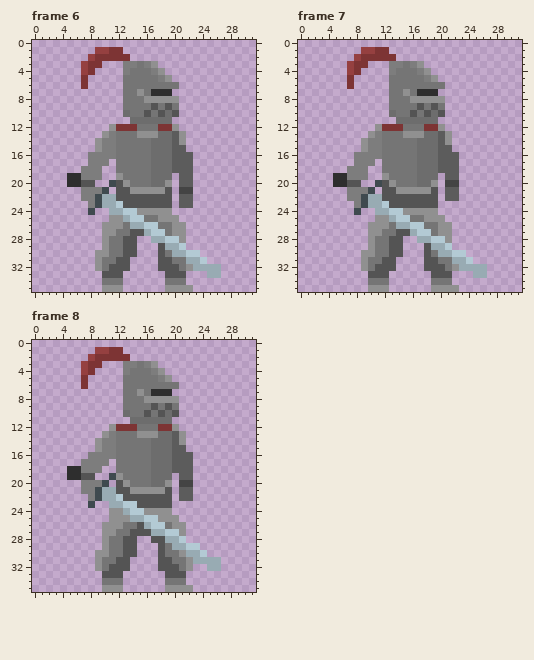
A pixel-art file gets an edit: RawAssets/Aseprite Files/player-idle.aseprite. Above, as it was before the edit.
32x36 pixels, 14 frames. Colours within 5 levels of each other are drawn and written as one. Shown: frame 6, frame 7, frame 8. The commit also changed other frames, which this record leaves out.
After:
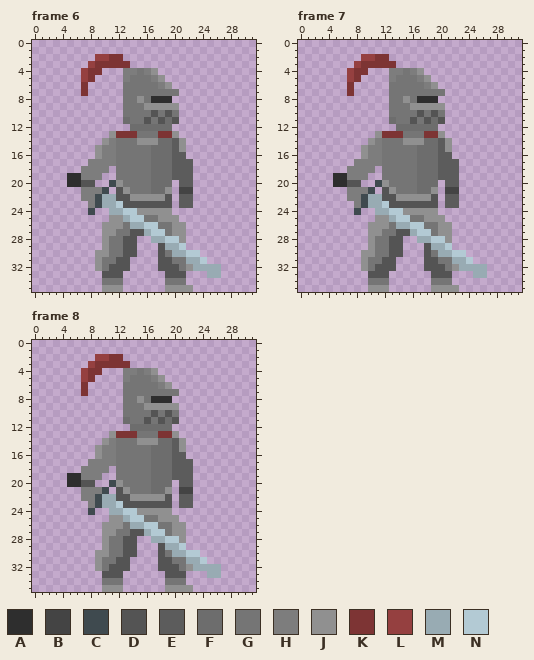
Palette (. is transparent): A #2e2e2e  B #444444  C #3f4a4f  D #545454  E #5c5c5c  F #6d6d6d  G #757575  H #7d7d7d  J #909090  K #7d3434  L #954040  M #98abb3  N #b3cad4
Edits made:
Changed rows in their new state; - is an unchanged pixel.
Frame 6, layer "Idle":
first column x 7:
 1 --....----------
 2 -.LL--.---------
 3 .L-KKKK....-----
 4 --K----H-HJ.----
 5 LK----H---HJ.---
 6 -----------HJ.--
 7 K-------G-GGGG--
 8 --------JGAAA.--
 9 ---------JJJJJ--
10 ------G--GDGDG--
11 ------FGGDGD-D--
12 ----...FFFFFF.--
13 ---.JKKKGGGKKJ.-
14 --.J----JJJ-----
15 --------------J-
16 -.J------------.
17 ----H-----------
18 ---H------------
19 -----G-------E--
20 -----JG-----F---
21 ------JGGGFFJ---
22 -------JJJJJ----
Frame 7, layer "Idle":
first column x 7:
 1 --....----------
 2 -.LL--.---------
 3 .L-KKKK....-----
 4 --K----H-HJ.----
 5 LK----H---HJ.---
 6 -----------HJ.--
 7 K-------G-GGGG--
 8 --------JGAAA.--
 9 ---------JJJJJ--
10 ------G--GDGDG--
11 ------FGGDGD-D--
12 ----...FFFFFF.--
13 ---.JKKKGGGKKJ.-
14 --.J----JJJ-----
15 --------------J-
16 -.J------------.
17 ----H-----------
18 ---H------------
19 -----G-------E--
20 -----JG-----F-EE
21 ------JGGGFFJ-BB
22 -------JJJJJ----
23 --------------EE
Frame 8, layers "Layer 1", "Idle":
first column x 5:
 1 ----....--------------
 2 ---.LL--.-------------
 3 --.L-KKKK....---------
 4 ----K----H-HJ.--------
 5 --LK----H---HJ.-------
 6 -------------HJ.------
 7 --K-------G-GGGG------
 8 ----------JGAAA.------
 9 -----------JJJJJ------
10 --------G--GDGDG------
11 --------FGGDGD-D------
12 ------...FFFFFF.------
13 -----.JKKKGGGKKJ.-----
14 ----.J----JJJ---------
15 ----------------J-----
16 ---.J------------.----
17 --.---H---------------
18 ..---H----------------
19 --HHH-.G-------E------
20 AADD..CJG-----F-EE----
21 ----HC.-JGGGFFJ-BB----
22 --H----D-JJJJJ--------
23 ---HCM-NDD------EE----
24 ---C--MMN-J-----------
25 --------MNNGG---------
26 ---------MMN-G--------
27 -----------MNNGJ------
28 ------------MMNNJ-----
29 --------------M-N..---
30 ---------------MMNN.--
31 -----------------M-N..
32 ------------------MM--
33 --------------------MM
Where, in picture pixels (left, top, right, bottom), the same in both pictures:
changed: (81, 47, 193, 201)
changed: (347, 47, 459, 208)
changed: (67, 347, 221, 578)
